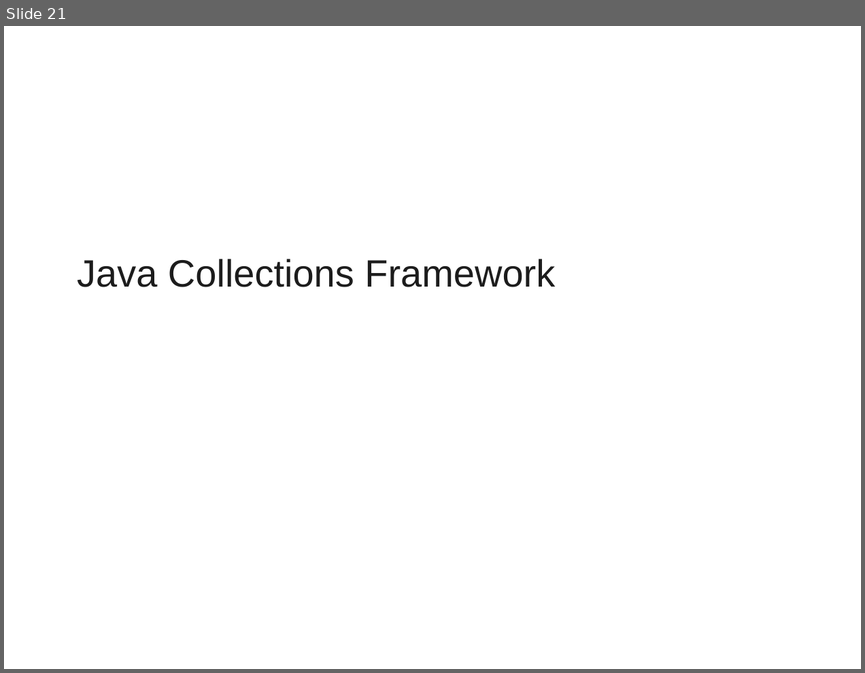
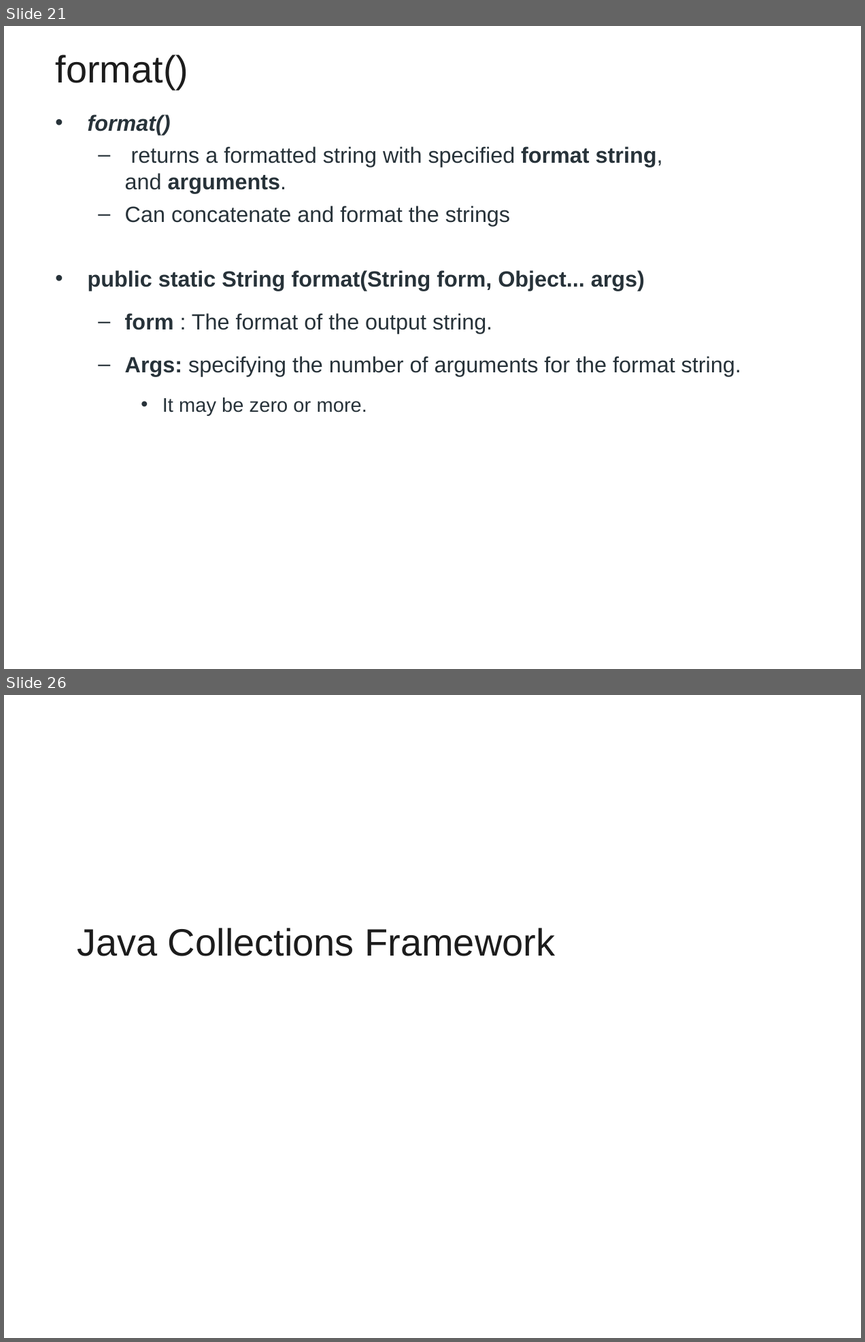
Before and after one commit to vatsanTraining/freshers_dec_2021, a slide deck: Java_Module_3_Excella.ppt. Shown one above the other, each under a label of ours: slide 21 before the commit, slides 21 and 26 after it; the slides between them are not shown. The pictures are 865x673 and 865x1342 pixels, drawn with LibreOffice and Linux fonts; fonts in the diff are those of the drawing; background and template pictures are left out. Boxes give left, top, right and bottom in pixels: in the first picture for what was removed or moved away, otherwise in the second. Text is boxed around its words. In the diff, an @@ line names an element or a change of style, - is before the commit and + after.

```diff
--- a/Java_Module_3_Excella.ppt
+++ b/Java_Module_3_Excella.ppt
@@ slide 21 added at (x1=4, y1=26, x2=861, y2=669), background picture (left out) @@
@@ title added at (x1=56, y1=55, x2=189, y2=90), 32 pt, text #1C1C1C @@
+format()
@@ text added at (x1=88, y1=114, x2=741, y2=415), 18.5 pt, text #273239 @@
+• format()
+  – returns a formatted string with specified format string, and arguments.
+  – Can concatenate and format the strings
+• public static String format(String form, Object... args)
+  – form : The format of the output string.
+  – Args: specifying the number of arguments for the format string.
+    • It may be zero or more.
@@ what was slide 21 is now slide 26 @@
```
Also in this commit, not shown: 4 other slides added.
